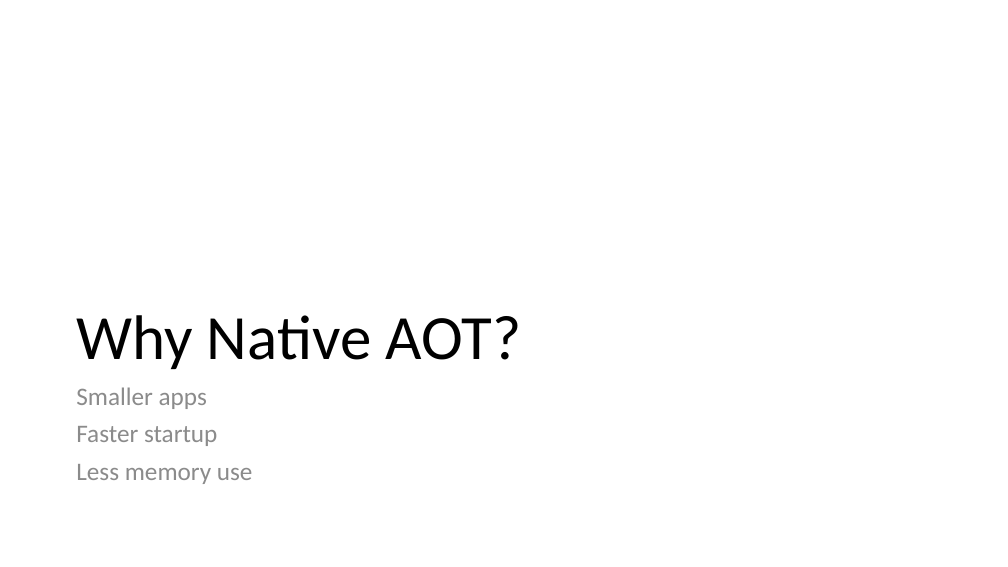
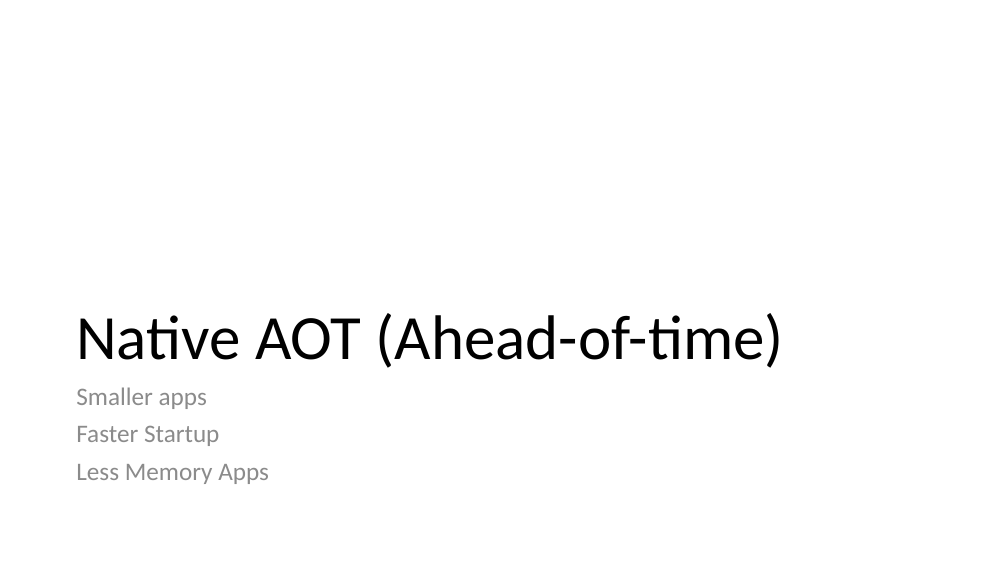
Before and after one commit to willvelida/talks, a slide deck: slide 4 of whats-new-cloud-native-dev-dotnet8/slide_deck.pptx (slide 5 before the commit). Drawn at 1008x567 pixels with LibreOffice and Linux fonts; fonts in the diff are those of the drawing. Boxes give left, top, right and bottom in pixels: in the first picture for what was removed or moved away, otherwise in the second. Text is boxed around its words. In the diff, an @@ line names an element or a change of style, - is before the commit and + after.

```diff
--- a/whats-new-cloud-native-dev-dotnet8/slide_deck.pptx
+++ b/whats-new-cloud-native-dev-dotnet8/slide_deck.pptx
@@ title at <box>76,313,784,368</box>: text changed @@
-Why Native AOT?
+Native AOT (Ahead-of-time)
@@ text at <box>76,426,269,484</box>: text changed @@
-Faster startup
-Less memory use
+Faster Startup
+Less Memory Apps
```
Also in this commit, not shown: 3 other slides changed, 3 slides added, 6 other files.
